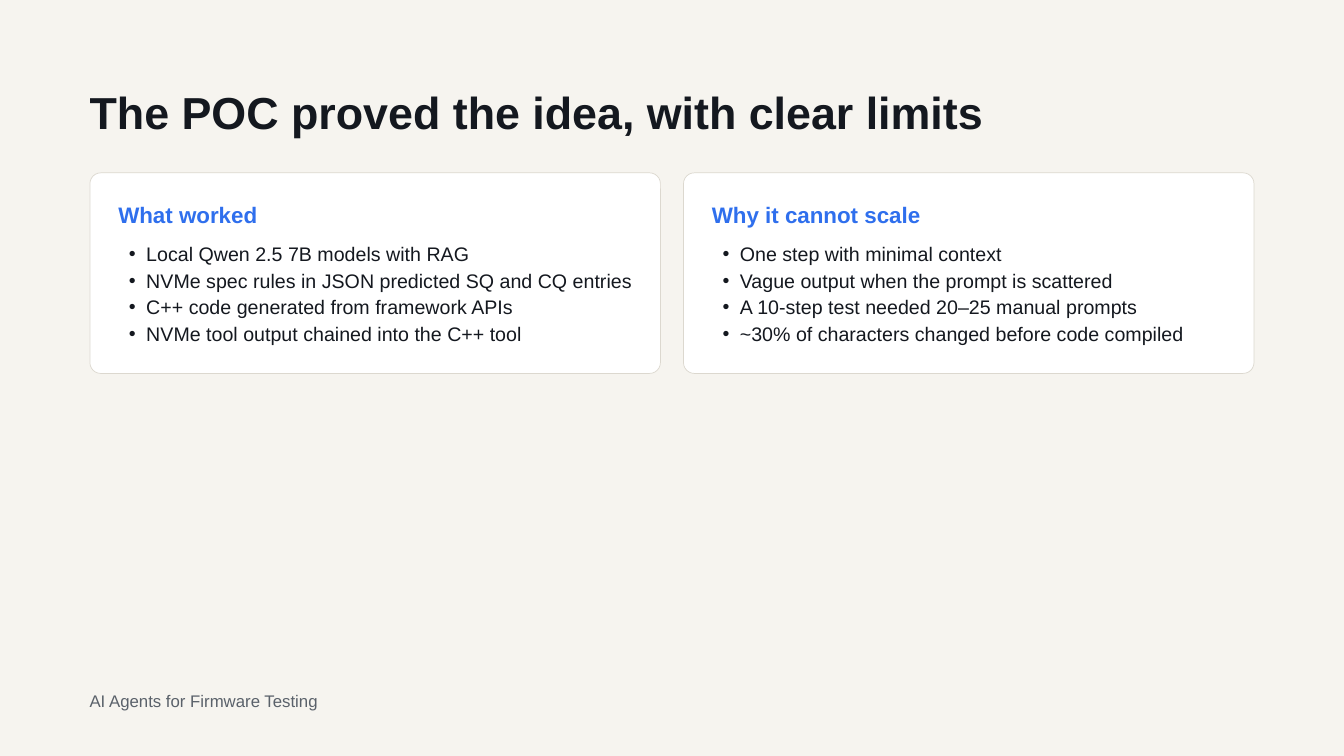
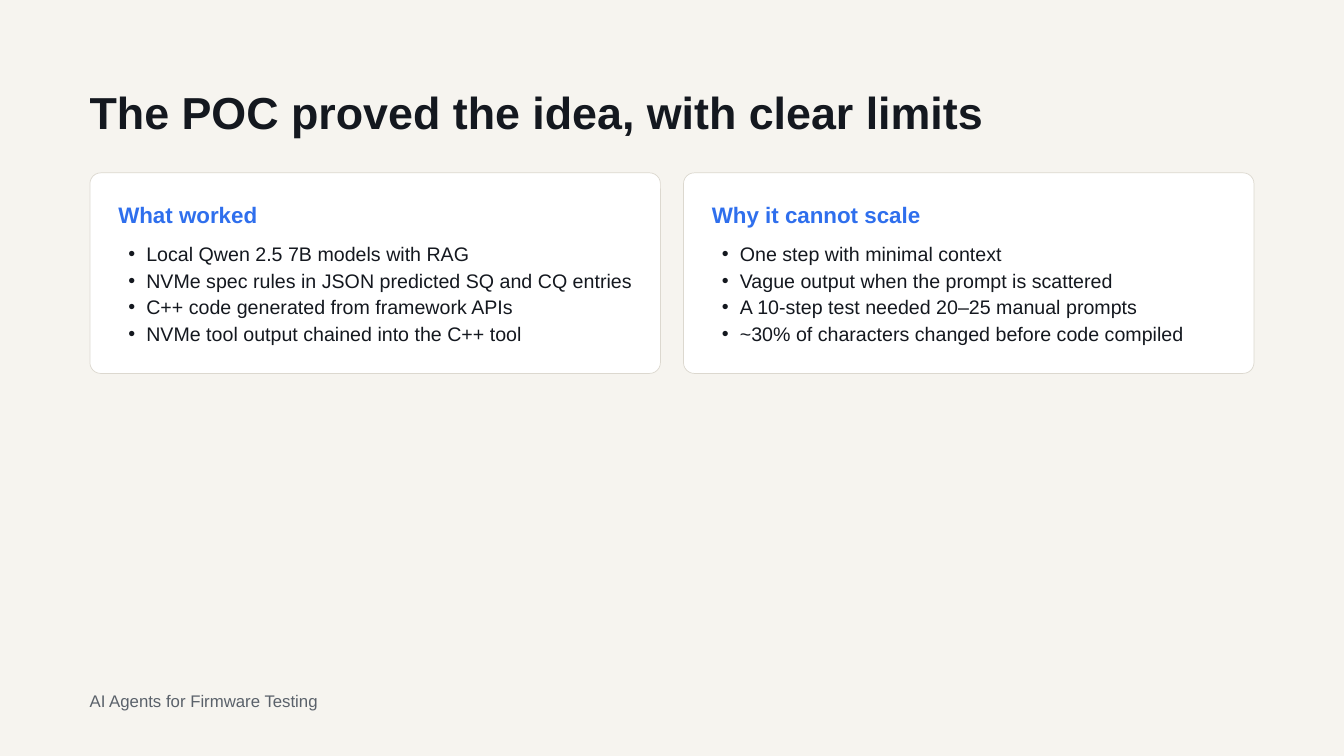
Before and after one commit to darkknight2301/AI-Platform, a slide deck: slide 3 of temp/AI Agents for Firmware Testing POC to Project Approval.pptx. Drawn at 1344x756 pixels with LibreOffice and Linux fonts; fonts in the diff are those of the drawing. Boxes give left, top, right and bottom in pixels: in the first picture for what was removed or moved away, otherwise in the second. Text is boxed around its words. In the diff, an @@ line names an element or a change of style, - is before the commit and + after.

```diff
--- a/temp/AI Agents for Firmware Testing POC to Project Approval.pptx
+++ b/temp/AI Agents for Firmware Testing POC to Project Approval.pptx
@@ text "Local Qwen 2.5 7B models ..." at (146,246,632,345): indent changed @@
```
Also in this commit, not shown: 5 other slides changed, 3 slides added.
